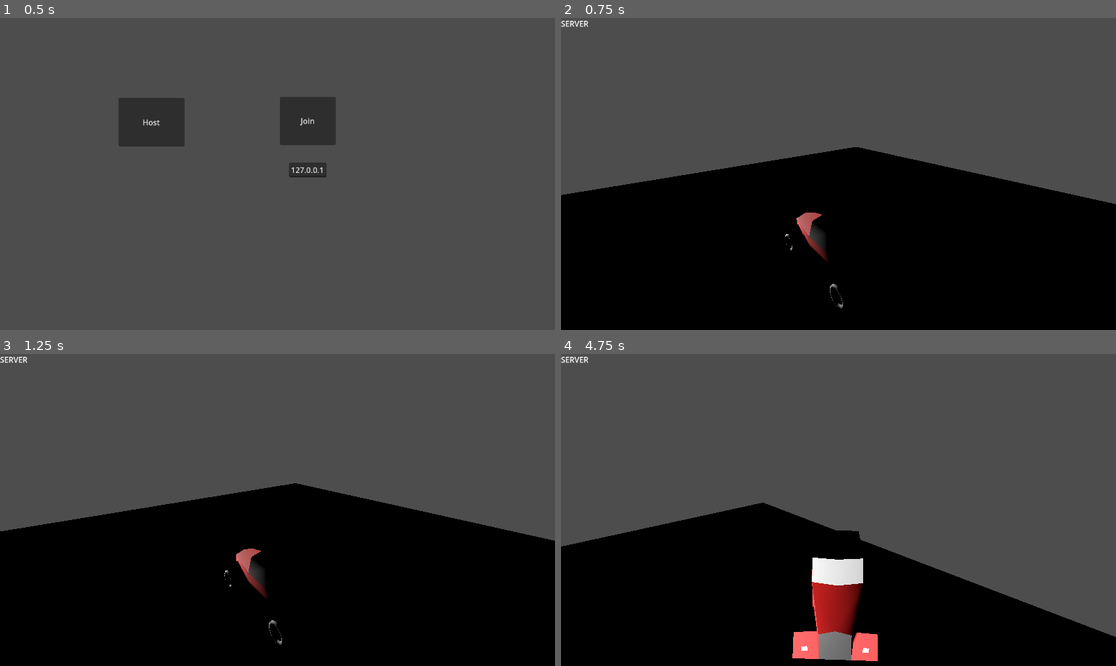
Above: before the commit, frames 1-4 (two rows, left to right).
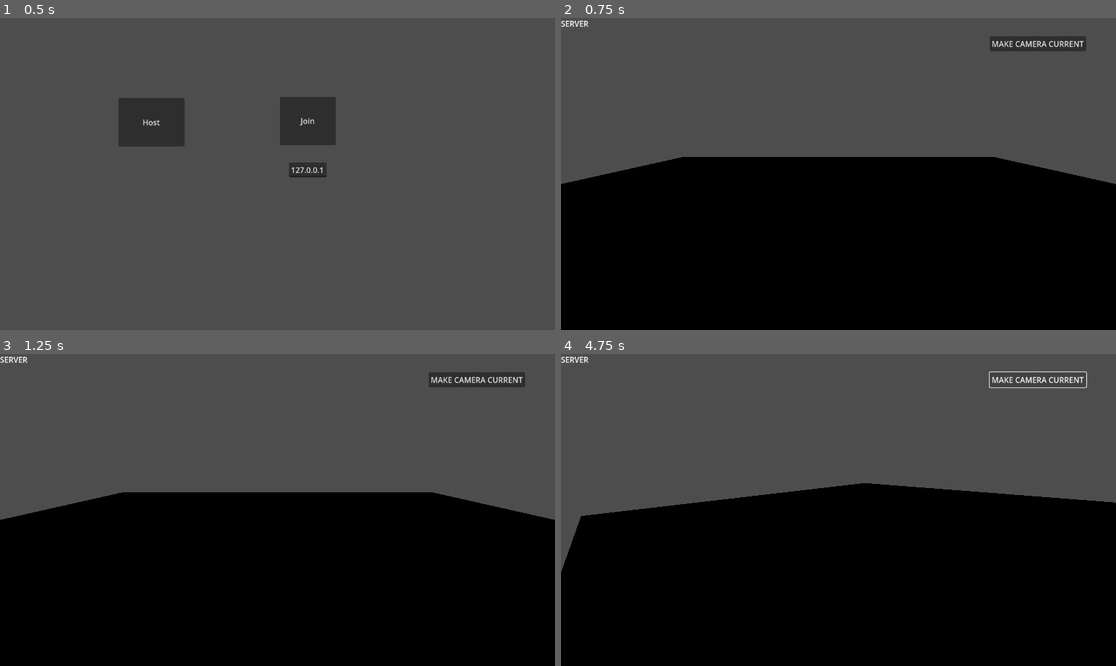
Above: after the commit, the same moments.

Repository: vkSegfault/SuperGodotKart
Game: Godot game, scene res://main.tscn
Same seed, same stepped clock (60 frames per second), same inputs: the game is played once before the commit and once after it.
Inputs (mouse positions are in pixels of both pictures, inside the frame that each line leads up to):
- Up to frame 1 (0.5 s): no input
- Up to frame 2 (0.75 s): click "Host" at 0.5 s
- Up to frame 3 (1.25 s): no input
- Up to frame 4 (4.75 s): click (1038, 378) at 1.25 s, where only the run after the commit has a clickable "MAKE CAMERA CURRENT"; hold D (turn_right) 2.03-2.78 s; tap Enter at 2.75 s; hold S (reverse) 2.78-3.53 s; hold D (turn_right) 3.53-4.28 s; hold W (accelerate) from 4.28 s (still down)

Frame 1 is identical in both runs. In frame 2, 5.1% of the frame differs, in the area x 0-100%, y 6-94%; in frame 3, 5.3%; in frame 4, 21%, in the area x 0-100%, y 5-99%.

Commit message:
upd

Diff:
--- a/main.gd
+++ b/main.gd
@@ -11,6 +11,8 @@
 
 var temp_lineedit_ip = LineEdit.new()
 var server: bool
+
+var peer = ENetMultiplayerPeer.new()
 
 #var scene_multi_api = SceneMultiplayer.new()
 
@@ -55,31 +57,33 @@
 
 
 func _process(delta):
-	if multiplayer.has_multiplayer_peer():
-		#print("polling")
-		multiplayer.poll()
-		#print(multiplayer.get_peers())
+	pass
+	# is below polling even needed?
+	#if multiplayer.has_multiplayer_peer():
+		##print("polling")
+		#multiplayer.poll()
+		##print(multiplayer.get_peers())
 
 func _on_host_button_pressed():
 	# multi
 	print("_on_host_button_pressed")
-	var peer = ENetMultiplayerPeer.new()
-	peer.create_server(PORT, MAX_PLAYERS)
+	#var peer = ENetMultiplayerPeer.new()
+	peer.create_server(PORT)
 	#get_tree().set_multiplayer(multiplayer, self.get_path())
 	multiplayer.multiplayer_peer = peer
 
 	# make signal connection, not run immediatelly, it will run when `peer_connected` signal is trigerred
-	peer.peer_connected.connect(_on_peer_connected)
+	peer.peer_connected.connect(_on_peer_connected)  # _on_peer_connected is going to spawn car for every other peer (not server)
+	if !server:   # spawn only if we are not the SERVER ONLY (dedicated server without acting as peer)
+		spawn_car()  # spawn car locally (on server)
 
 	$Lobby.visible = false
 	temp_lineedit_ip.visible = false
-	if !server:   # spawn only if we ere not the server
-		spawn_car()
 	spawn_label("SERVER")
 
 func _on_join_button_pressed():
 	print("_on_join_button_pressed")
-	var peer = ENetMultiplayerPeer.new()
+	#var peer = ENetMultiplayerPeer.new()
 	#ADDRESS = $Lobby/TextEdit.text
 	print("LineEdit text: " + temp_lineedit_ip.get_text())
 	temp_lineedit_ip.visible = false
@@ -91,7 +95,7 @@
 	$Lobby.visible = false
 	spawn_label("CLIENT")
 
-# to make spawning on clients side work we need both MultiSpawner Node with car scene and below signal execute which is strange
+# to make spawning on clients side work we need both MultiSpawner Node with car scene and below signal spawning exact sam car scene
 func _on_peer_connected(peer_id):
 	# this wont be executed by server - only peers
 	# we need to spawn car on server manually
@@ -101,6 +105,7 @@
 	# needs await a little because rpc is not executed - ??
 	await get_tree().create_timer(1).timeout
 	rpc("rpc_func")   # execute this remotely (from point of view of server because only on_host_join this signal is connected)
+	print( "Multiplayer get peers: " + str(multiplayer.get_peers()) )
 
 
 func get_ip_text():
@@ -119,9 +124,9 @@
 	self.add_child(autko)
 
 
-@rpc
+@rpc("any_peer", "call_local")
 func rpc_func():
-	print("Should be called only remotely")
+	print("Should be called remotely (any_peer) and on servcer (call_local)")
 	var ui = LineEdit.new()
 	ui.position.x = 200
 	self.add_child(ui)
--- a/vehicles/car_base.tscn
+++ b/vehicles/car_base.tscn
@@ -1,9 +1,8 @@
-[gd_scene load_steps=8 format=3 uid="uid://c1uai3rvx8hul"]
+[gd_scene load_steps=7 format=3 uid="uid://c1uai3rvx8hul"]
 
 [ext_resource type="Script" path="res://vehicles/vehicle.gd" id="1_r806m"]
-[ext_resource type="ArrayMesh" uid="uid://cyhtf686i1ycm" path="res://vehicles/meshes/wheel.res" id="2_0cso8"]
-[ext_resource type="ArrayMesh" uid="uid://dc53fhn32fvx6" path="res://vehicles/meshes/minivan.res" id="3_tkg08"]
-[ext_resource type="Script" path="res://vehicles/follow_camera.gd" id="4_6igu8"]
+[ext_resource type="ArrayMesh" uid="uid://cncwd2gkbh3ow" path="res://vehicles/meshes/wheel.res" id="2_0cso8"]
+[ext_resource type="ArrayMesh" uid="uid://ol46g2vyjwdj" path="res://vehicles/meshes/minivan.res" id="3_tkg08"]
 
 [sub_resource type="PhysicsMaterial" id="1"]
 friction = 0.5
@@ -14,23 +13,20 @@
 [sub_resource type="SceneReplicationConfig" id="SceneReplicationConfig_de4m6"]
 properties/0/path = NodePath("Body:position")
 properties/0/spawn = true
-properties/0/sync = true
+properties/0/replication_mode = 1
 properties/1/path = NodePath("Body:rotation")
 properties/1/spawn = true
-properties/1/sync = true
+properties/1/replication_mode = 1
 properties/2/path = NodePath("Body:scale")
 properties/2/spawn = true
-properties/2/sync = true
-properties/3/path = NodePath("Body/CameraBase:position")
-properties/3/spawn = true
-properties/3/sync = true
+properties/2/replication_mode = 1
 
 [node name="CarBase" type="Node3D"]
 
 [node name="Body" type="VehicleBody3D" parent="."]
 transform = Transform3D(1, 0, 0, 0, 1, 0, 0, 0, 1, -0.00169557, 0.222867, -0.0955184)
+physics_material_override = SubResource("1")
 center_of_mass_mode = 1
-physics_material_override = SubResource("1")
 script = ExtResource("1_r806m")
 
 [node name="Wheel1" type="VehicleWheel3D" parent="Body"]
@@ -99,18 +95,20 @@
 transform = Transform3D(1, 0, 0, 0, 1, 0, 0, 0, 1, 0, 0.588269, 0.0774262)
 shape = SubResource("7")
 
-[node name="CameraBase" type="Node3D" parent="Body"]
-transform = Transform3D(1, 0, 0, 0, 1, 0, 0, 0, 1, 0, 1.97449, 0)
-
-[node name="Camera3D" type="Camera3D" parent="Body/CameraBase"]
-transform = Transform3D(-0.709652, -0.170177, 0.683691, -2.11161e-08, 0.970391, 0.241539, -0.704552, 0.171409, -0.68864, 3.44908, 2.03236, -4.39379)
+[node name="Camera3D" type="Camera3D" parent="Body"]
+transform = Transform3D(-1, 0, 8.74228e-08, 2.26267e-08, 0.965926, 0.258819, -8.44439e-08, 0.258819, -0.965926, 0.00169557, 1.93177, -2.76164)
 current = true
-fov = 74.0
-near = 0.1
-script = ExtResource("4_6igu8")
-min_distance = 3.0
-height = 1.25
 
 [node name="MultiplayerSynchronizer" type="MultiplayerSynchronizer" parent="Body"]
 root_path = NodePath("../..")
 replication_config = SubResource("SceneReplicationConfig_de4m6")
+
+[node name="Button" type="Button" parent="."]
+offset_left = 890.0
+offset_top = 38.0
+offset_right = 1090.0
+offset_bottom = 69.0
+text = "MAKE CAMERA CURRENT"
+
+[connection signal="tree_exited" from="Body/Camera3D" to="Body" method="_on_camera_3d_tree_exited"]
+[connection signal="pressed" from="Button" to="Body" method="_on_button_pressed"]
--- a/vehicles/vehicle.gd
+++ b/vehicles/vehicle.gd
@@ -2,16 +2,20 @@
 
 const STEER_SPEED = 1.5
 const STEER_LIMIT = 0.4
+
+static var NUM_OF_RUN = 0
 
 @export var engine_force_value := 40.0
 
 var _steer_target := 0.0
 
 @onready var synchronizer = $MultiplayerSynchronizer
-@onready var camera = $CameraBase/Camera3D
+#@onready var camera = $CameraBase/Camera3D
+@onready var camera = $Camera3D
 
 func _enter_tree():
 	# synchronized set autothority should be done here but when it's done synchronizer is null (probably Node is not initialized yet)
+	# authroity should be root of scene
 	get_node("..").set_multiplayer_authority(str(get_node("..").name).to_int())
 
 func _ready():
@@ -22,13 +26,18 @@
 	print("Name of Car instance: " + str(get_node("..").name))
 	#synchronizer.set_multiplayer_authority(str(get_node("..").name).to_int())   # here using synchronizer node but we can use any node we want
 	#get_node("..").set_multiplayer_authority(str(get_node("..").name).to_int())   # here setting authority for CarBase root node
-	print("Remote sender id: " + str(multiplayer.get_remote_sender_id()))
 
 	#var ms = MultiplayerSpawner.new()
 
-
-	# Set current camera only this instance itsefl
-	camera.current = synchronizer.is_multiplayer_authority()
+	print("###################")
+	print("Is multiplayer authority: " + str(is_multiplayer_authority()))
+	print("Remote sender id: " + str(multiplayer.get_remote_sender_id()))
+	# Set current camera only to this instance itsefl
+	camera.current = is_multiplayer_authority()
+	NUM_OF_RUN += 1
+	print("_ready of vehicle executed " + str(NUM_OF_RUN) + " times" )
+	print("unique id: " + str(multiplayer.get_unique_id())  )
+	print("###################")
 
 func _physics_process(delta: float):
 	#if synchronizer.is_multiplayer_authority():
@@ -62,3 +71,14 @@
 			brake = 0.0
 
 		steering = move_toward(steering, _steer_target, STEER_SPEED * delta)
+
+
+func _on_button_pressed():
+	print( "Is camera current: " + str(camera.current) )
+	camera.make_current()
+	print( "Is camera current: " + str(camera.current) )
+	#camera.rotate_x(30)
+
+
+func _on_camera_3d_tree_exited():
+	print( "Camera3D node has been deleted" )
Not shown, changed: export_presets.cfg
